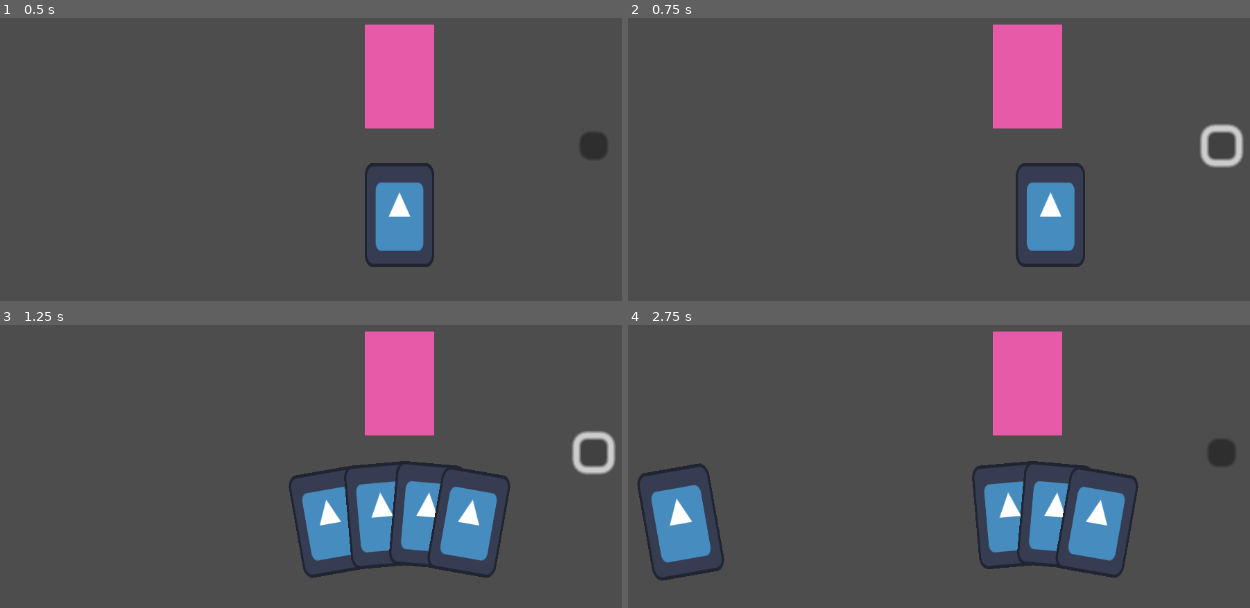
Above: before the commit, frames 1-4 (two rows, left to right).
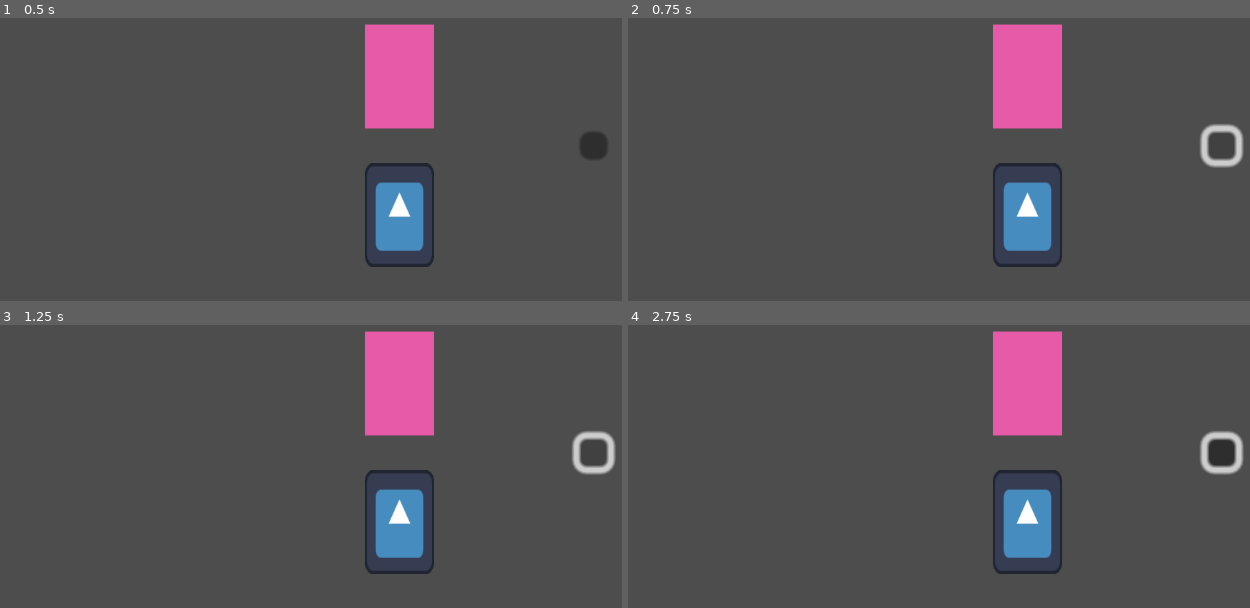
Above: after the commit, the same moments.

Repository: jaoc1811/card-game-jam
Game: Godot game, scene res://Scenes/jo.tscn
Two runs of this game, one before a commit and one after it. Both use one fixed random seed, a clock stepped at 60 frames per second and the inputs below. The engine's default icon, where the game draws it, is replaced by a stand-in: a white triangle on a blue panel in a dark square.
Inputs (mouse positions are in pixels of both pictures, inside the frame that each line leads up to):
- Up to frame 1 (0.5 s): no input
- Up to frame 2 (0.75 s): click (1218, 145) at 0.5 s
- Up to frame 3 (1.25 s): no input
- Up to frame 4 (2.75 s): click (957, 523) at 1.27 s; click (957, 523) at 2.02 s

Frame 1 is identical in both runs. In frame 2, 2.6% of the frame differs, in the area x 58-74%, y 51-88%; in frame 3, 7.4%; in frame 4, 8.7%, in the area x 1-100%, y 37-91%.

Commit message:
feat: delete card node after played fix: move deal sound to game manager

Diff:
--- a/scripts/game_manager.gd
+++ b/scripts/game_manager.gd
@@ -22,6 +22,9 @@
 	"time_investment": load("res://scripts/time_investment.gd"),
 	"time_loan": load("res://scripts/time_loan.gd")
 }
+
+# Audio Manager
+@onready var deal_card_sfx: AudioStreamPlayer2D = $DealCardSFX
 
 # Either 1 or -1
 @export var reverse_flow : int = 1:
@@ -84,9 +87,15 @@
 
 func start_turn(player: int):
 	# Runs each turn except for the first round
+	var hand: Node2D = players[player].get_node("Hand")
+	await hand.start_turn()
+	# TODO: delete
+	#await get_tree().create_timer(1.5).timeout
 	await deal_cards(player)
 
-func end_turn(player: int, card_played: Node):
+func end_turn(player: int, card_played_index: int):
+	var hand: Node2D = players[player].get_node("Hand")
+	var card_played = await hand.end_turn(card_played_index)
 	player_detail[player]["card_played"] = card_played
 	# TODO: add to play history
 	played_cards.append(card_played.get_script().get_global_name())
@@ -126,6 +135,9 @@
 
 	# Return to initial values
 	for player in player_detail:
+		# Delete card node
+		if is_instance_valid(player["card_played"]):
+			player["card_played"].queue_free()
 		player["card_played"] = null
 		player["player"].round_points = 0
 
@@ -146,29 +158,16 @@
 		#await get_tree().create_timer(1).timeout
 		#var hand
 		#var next_card
-		#var played_cards_nodes
 		#for round in rounds:
-			#played_cards_nodes = []
 			#for player_position in len(players):
 				#await start_turn(player_position)
-				#hand = players[player_position].get_node("Hand")
-				#hand.cards.pop_front()
-				#print("Player ", player_position," playing... Hand: ", hand.get_children())
-				#next_card = hand.get_child(0) # First card for testing
-				#hand.remove_child(next_card)
-				##print("Player ", player_position," playing card: ", next_card.name)
-				#end_turn(player_position, next_card)
-				#played_cards_nodes.append(next_card)
-				##print("Player ", player_position," hand at the end of turn: ", hand.get_children())
-				#await get_tree().create_timer(1).timeout
+				#await get_tree().create_timer(1.5).timeout
+				#await end_turn(player_position, 0)
+				#await get_tree().create_timer(1.5).timeout
 			#print("Played cards this round: ", played_cards)
-			#end_round()
+			#await end_round()
 			#print("Discarded cards this round: ", discard_pile)
 			#print("Deck before end round: ", deck)
 			#print("END ROUND ", round)
-			## Delete card for testing
-			#for card in len(played_cards_nodes):
-				#if is_instance_valid(played_cards_nodes[card]):
-					#played_cards_nodes[card].queue_free()
 			#await get_tree().create_timer(2).timeout
 			#print()
--- a/scripts/hand.gd
+++ b/scripts/hand.gd
@@ -1,11 +1,11 @@
 extends Node2D
 
+@onready var game_manager: Node = %GameManager
 @export var cards: Array[Node2D] = []
 @export var cards_positions: Array[Vector2]
 @export var cards_rotations: Array[int]
 @export var start_turn_position: Node2D
 @export var end_turn_position: Node2D
-@onready var deal_card_sfx: AudioStreamPlayer2D = $DealCardSFX
 
 
 func deal_card(card_index: int):
@@ -18,7 +18,7 @@
 
 
 func set_card_position_and_rotation(card: Node2D, position: Vector2, rotation: int):
-	deal_card_sfx.play()
+	game_manager.deal_card_sfx.play()
 	await get_tree().create_timer(0.1).timeout
 	var tween = get_tree().create_tween()
 	tween.tween_property(card, "position", position, 0.1).set_ease(Tween.EASE_OUT)
@@ -32,12 +32,17 @@
 		await deal_card(card_index)
 
 
-func end_turn():
+func end_turn(card_played_index: int):
+	cards.pop_at(card_played_index)
+	var card_played = get_child(card_played_index) # First card for testing
+	remove_child(card_played)
+	# Animation
 	for card_index in len(cards):
 		await set_card_position_and_rotation(cards[card_index], end_turn_position.position, 0)
 
+	return card_played
 
-func _on_button_pressed() -> void:
-	start_turn()
-	await get_tree().create_timer(2).timeout
-	end_turn()
+#func _on_button_pressed() -> void:
+	#start_turn()
+	#await get_tree().create_timer(2).timeout
+	#end_turn()
